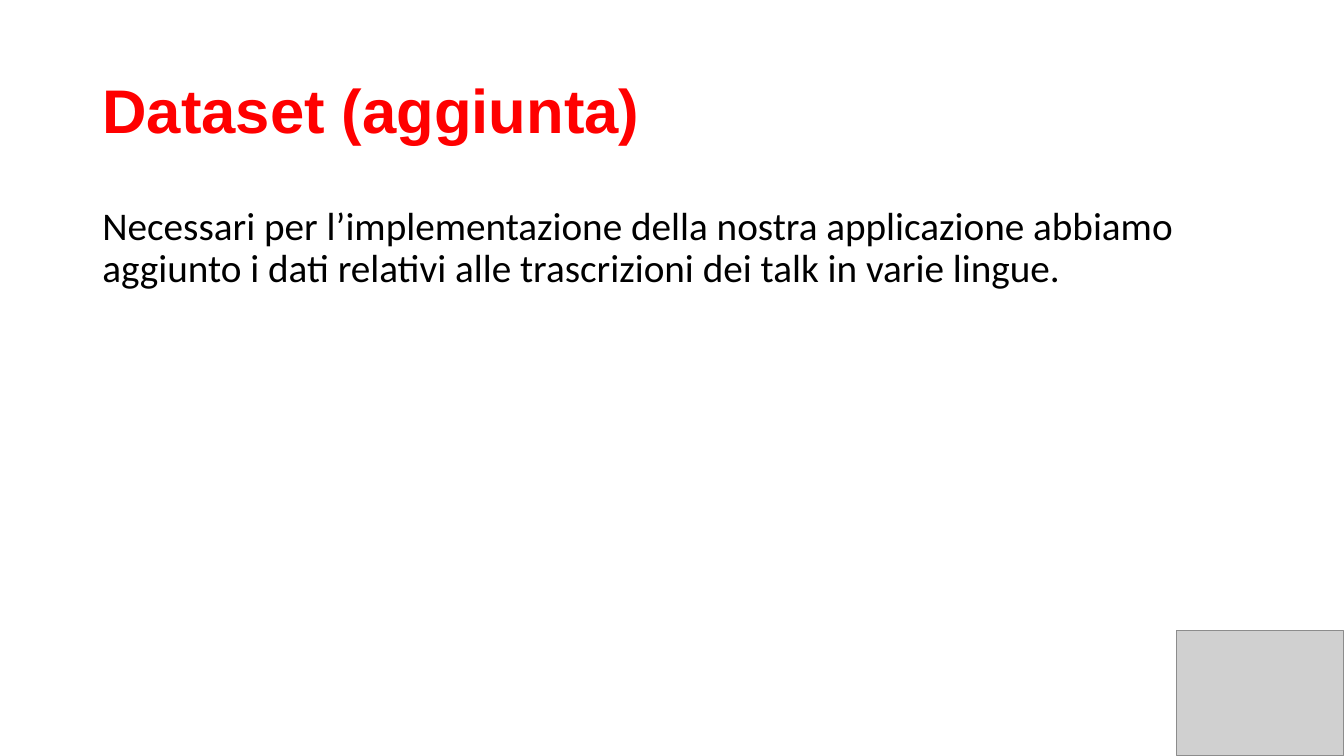
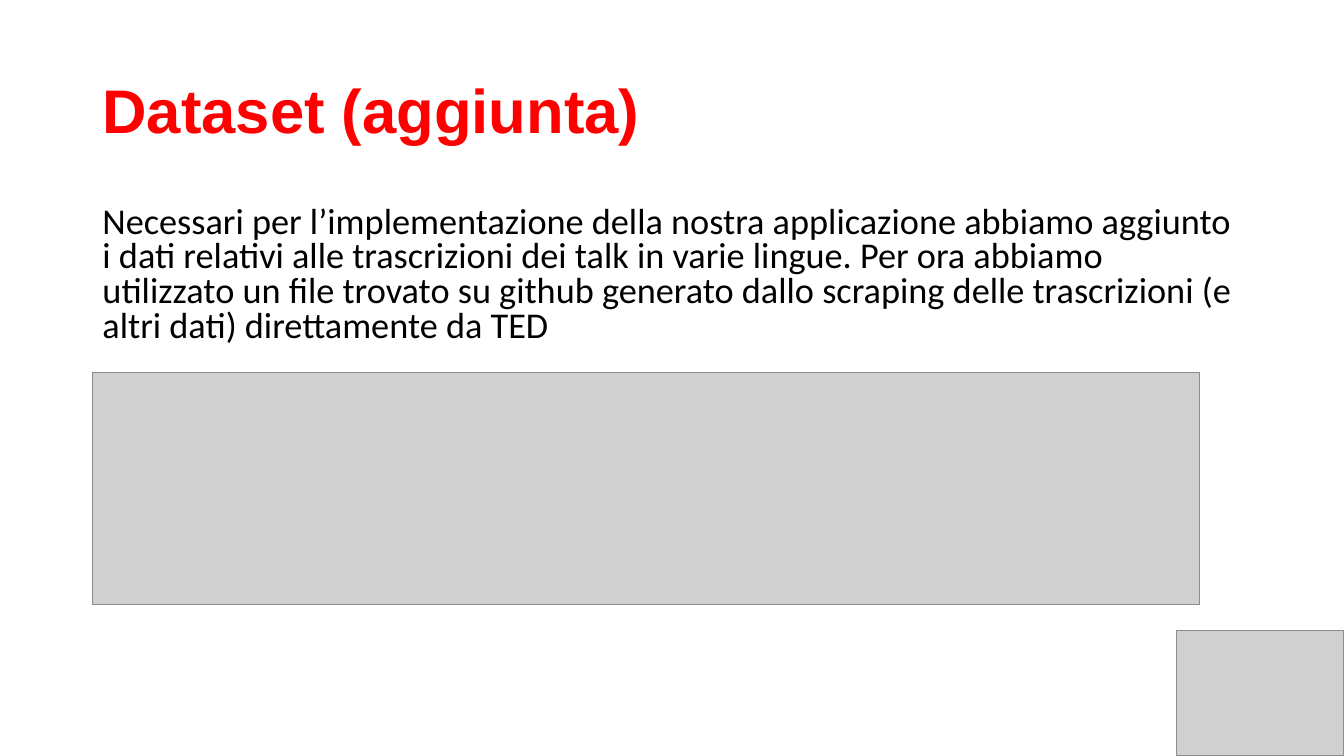
Before and after one commit to maggiorante/Mobile-Cloud-Technlogies-2021, a slide deck: slide 4 of Homework-2/TriviaTED_glue.pptx. Drawn at 1344x756 pixels with LibreOffice and Linux fonts; fonts in the diff are those of the drawing; grey boxes stand for pictures. Boxes give left, top, right and bottom in pixels: in the first picture for what was removed or moved away, otherwise in the second. Text is boxed around its words. In the diff, an @@ line names an element or a change of style, - is before the commit and + after.

```diff
--- a/Homework-2/TriviaTED_glue.pptx
+++ b/Homework-2/TriviaTED_glue.pptx
@@ text at <box>102,208,1231,343</box>: text changed; size 28 to 25.9 pt @@
-Necessari per l’implementazione della nostra applicazione abbiamo aggiunto i dati relativi alle trascrizioni dei talk in varie lingue.
+Necessari per l’implementazione della nostra applicazione abbiamo aggiunto i dati relativi alle trascrizioni dei talk in varie lingue. Per ora abbiamo utilizzato un file trovato su github generato dallo scraping delle trascrizioni (e altri dati) direttamente da TED
@@ picture added at <box>93,373,1200,605</box> @@
```
Also in this commit, not shown: 1 other slide changed, 2 other files.
